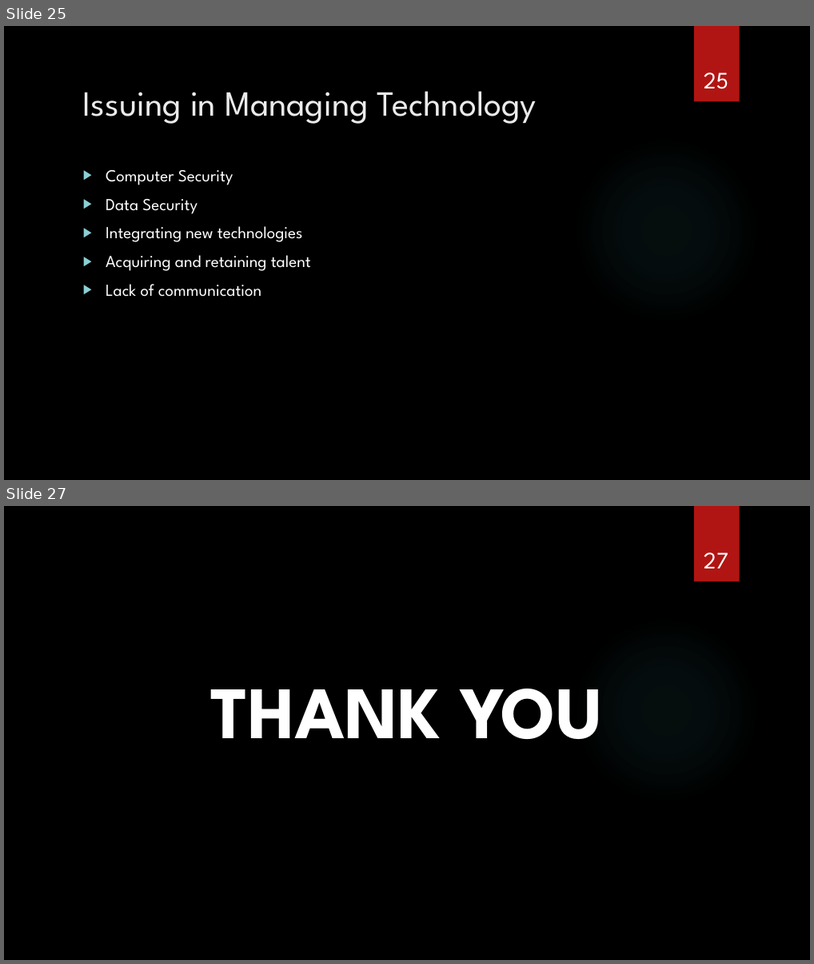
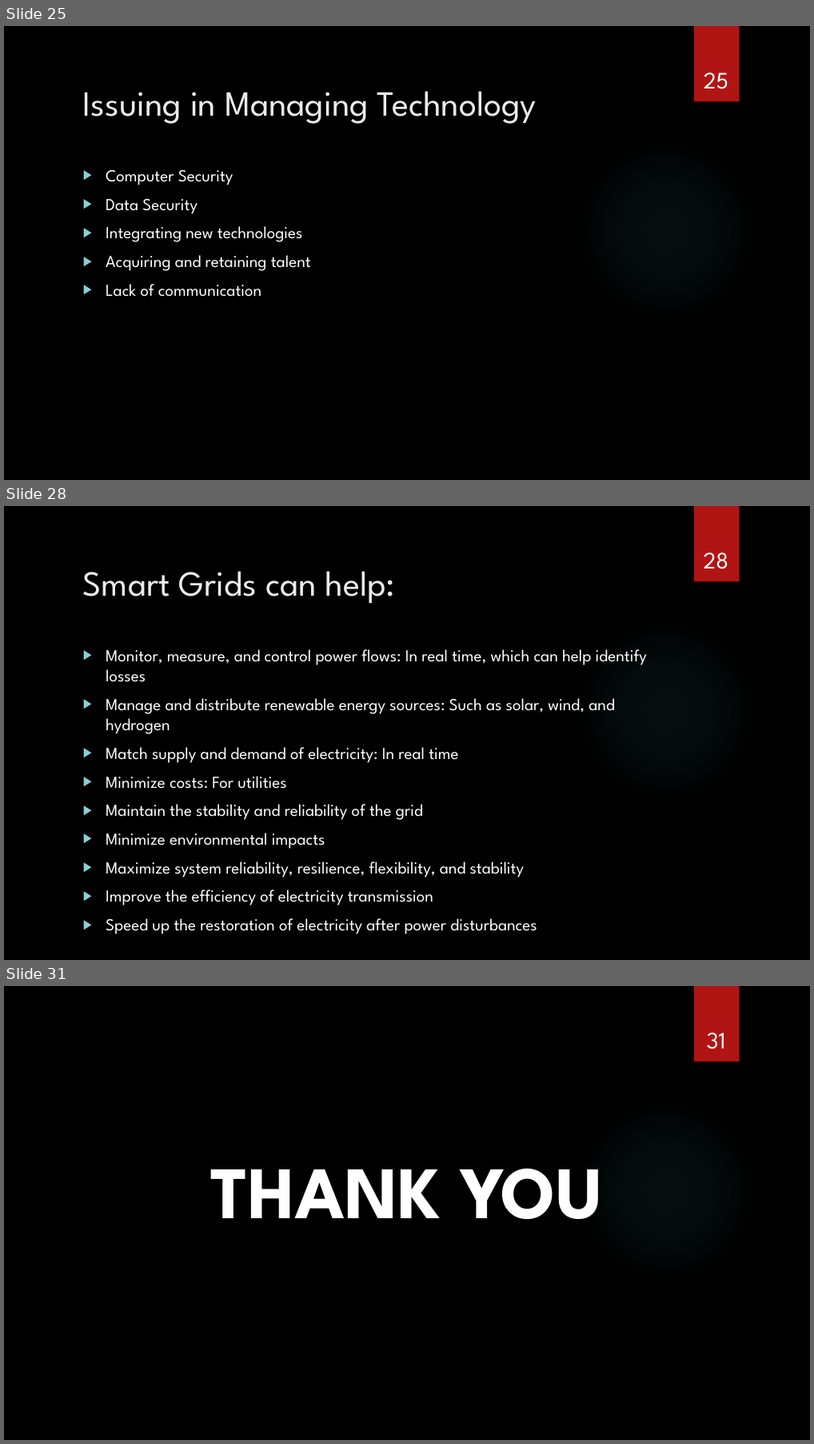
Before and after one commit to spaggiari65/present, a slide deck: Chapter12.pptx. Shown one above the other, each under a label of ours: slides 25 and 27 before the commit, slides 25, 28 and 31 after it; the slides between them are not shown. The pictures are 814x964 and 814x1444 pixels, drawn with LibreOffice and Linux fonts; fonts in the diff are those of the drawing; background and template pictures are left out. Boxes give left, top, right and bottom in pixels: in the first picture for what was removed or moved away, otherwise in the second. Text is boxed around its words. In the diff, an @@ line names an element or a change of style, - is before the commit and + after.

```diff
--- a/Chapter12.pptx
+++ b/Chapter12.pptx
@@ slide 28 added at box(4, 506, 810, 960), background picture (left out); not listed: 2 template elements that a slide beside it also shows @@
@@ page number added at box(704, 552, 730, 569), 28 pt, text #FFFFFF @@
+28
@@ title added at box(83, 571, 396, 603), 42 pt, text #EBEBEB @@
+Smart Grids can help:
@@ text added at box(106, 649, 647, 931), 20 pt, text #FFFFFF @@
+▶ Monitor, measure, and control power flows: In real time, which can help identify losses
+▶ Manage and distribute renewable energy sources: Such as solar, wind, and hydrogen
+▶ Match supply and demand of electricity: In real time
+▶ Minimize costs: For utilities
+▶ Maintain the stability and reliability of the grid
+▶ Minimize environmental impacts
+▶ Maximize system reliability, resilience, flexibility, and stability
+▶ Improve the efficiency of electricity transmission
+▶ Speed up the restoration of electricity after power disturbances
@@ what was slide 27 is now slide 31 @@
@@ page number at box(707, 1032, 726, 1049): text changed @@
-27
+31
```
Also in this commit, not shown: 9 slides changed, 3 other slides added.
